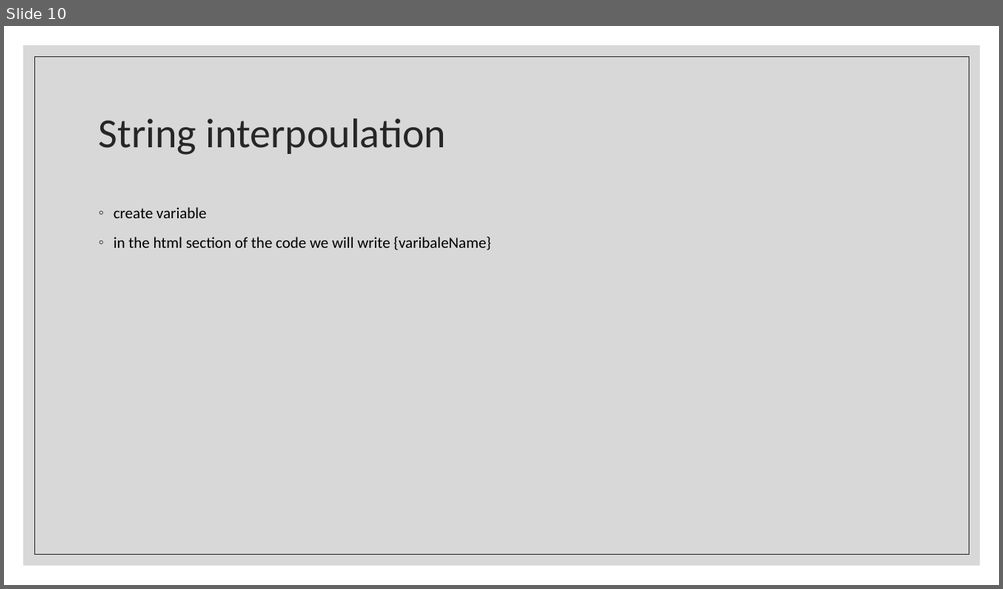
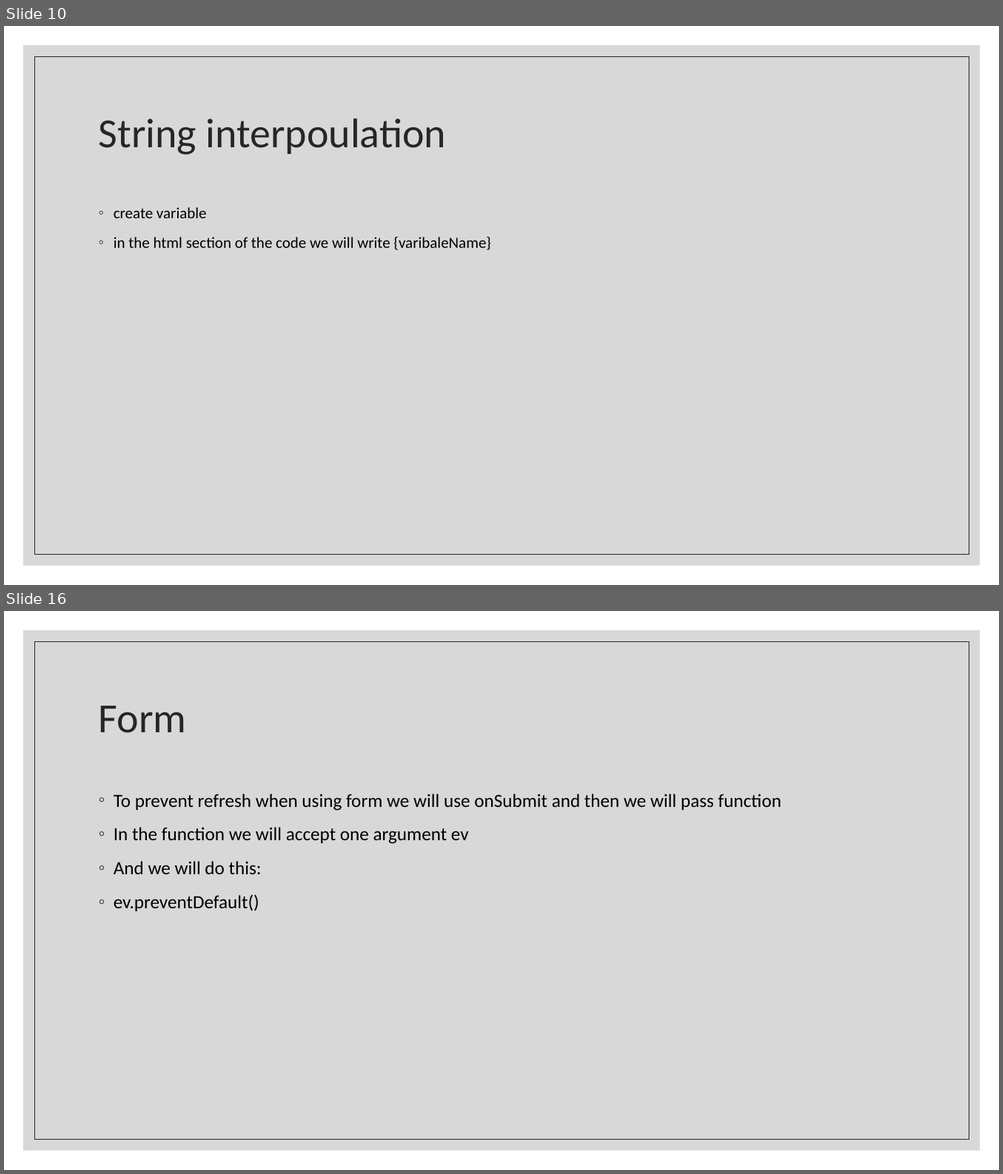
Before and after one commit to Rlss91/ht_W011121MR_morning_first-project, a slide deck: docs/React.pptx. Shown one above the other, each under a label of ours: slide 10 before the commit, slides 10 and 16 after it; the slides between them are not shown. The pictures are 1003x589 and 1003x1174 pixels, drawn with LibreOffice and Linux fonts; fonts in the diff are those of the drawing. Boxes give left, top, right and bottom in pixels: in the first picture for what was removed or moved away, otherwise in the second. Text is boxed around its words. In the diff, an @@ line names an element or a change of style, - is before the commit and + after.

```diff
--- a/docs/React.pptx
+++ b/docs/React.pptx
@@ slide 16 added at [4,611,999,1170], background #FFFFFF; not listed: 2 template elements that a slide beside it also shows @@
@@ title added at [99,706,187,733], 40 pt, text #262626 @@
+Form
@@ text added at [114,794,781,911], 18 pt, text #000000 @@
+◦ To prevent refresh when using form we will use onSubmit and then we will pass function
+◦ In the function we will accept one argument ev
+◦ And we will do this:
+◦ ev.preventDefault()
```
Also in this commit, not shown: 5 other slides added, 2 other files.
